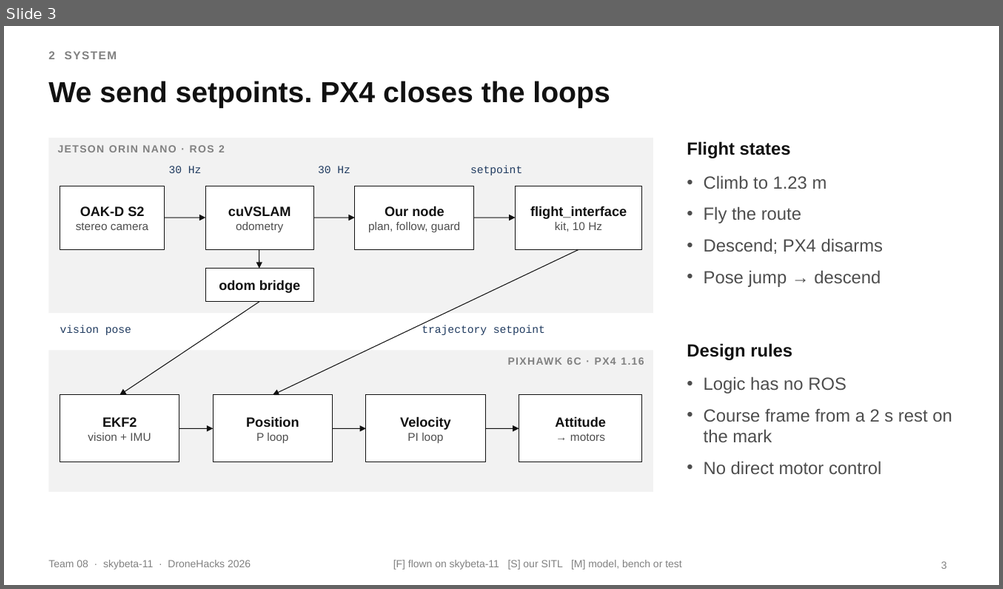
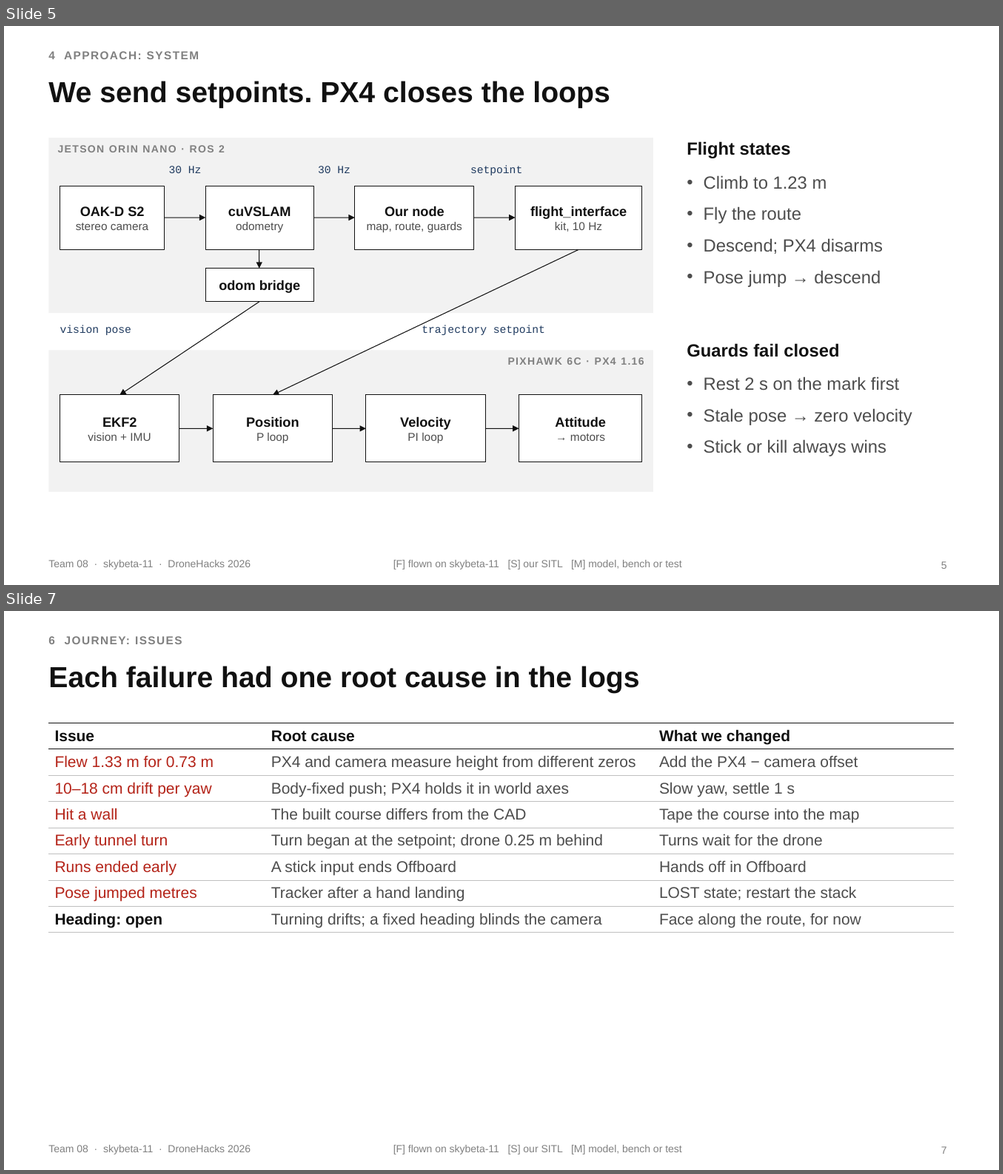
Before and after one commit to moterodiaz/DroneHacks, a slide deck: docs/presentation/DroneHacks-Team08-technical.pptx. Shown one above the other, each under a label of ours: slide 3 before the commit, slides 5 and 7 after it; the slides between them are not shown. The pictures are 1003x589 and 1003x1174 pixels, drawn with LibreOffice and Linux fonts; fonts in the diff are those of the drawing. Boxes give left, top, right and bottom in pixels: in the first picture for what was removed or moved away, otherwise in the second. Text is boxed around its words. In the diff, an @@ line names an element or a change of style, - is before the commit and + after.

```diff
--- a/docs/presentation/DroneHacks-Team08-technical.pptx
+++ b/docs/presentation/DroneHacks-Team08-technical.pptx
@@ slide 7 added at box(4, 611, 999, 1170), background #FFFFFF; not listed: 2 template elements that a slide beside it also shows @@
@@ text added at box(48, 636, 182, 644), 11 pt, text #808080, bold @@
+6 JOURNEY: ISSUES
@@ title added at box(48, 666, 639, 693), 28 pt, text #111111, bold @@
+Each failure had one root cause in the logs
@@ table added at box(48, 723, 954, 931), 8 rows, 3 columns @@
+Issue | Root cause | What we changed
+Flew 1.33 m for 0.73 m | PX4 and camera measure height from different zeros | Add the PX4 − camera offset
+10–18 cm drift per yaw | Body-fixed push; PX4 holds it in world axes | Slow yaw, settle 1 s
+Hit a wall | The built course differs from the CAD | Tape the course into the map
+Early tunnel turn | Turn began at the setpoint; drone 0.25 m behind | Turns wait for the drone
+Runs ended early | A stick input ends Offboard | Hands off in Offboard
+Pose jumped metres | Tracker after a hand landing | LOST state; restart the stack
+Heading: open | Turning drifts; a fixed heading blinds the camera | Face along the route, for now
@@ page number added at box(941, 1147, 947, 1154), 10 pt, text #808080 @@
+7
@@ what was slide 3 is now slide 5 @@
@@ slide 5 changed as well @@
@@ text at box(48, 51, 199, 59): text changed @@
-2 SYSTEM
+4 APPROACH: SYSTEM
@@ text at box(367, 222, 462, 232): text changed @@
-plan, follow, guard
+map, route, guards
@@ text at box(686, 343, 839, 358): text changed @@
-Design rules
+Guards fail closed
@@ text at box(703, 377, 911, 457): text changed @@
-• Logic has no ROS
-• Course frame from a 2 s rest on the mark
-• No direct motor control
+• Rest 2 s on the mark first
+• Stale pose → zero velocity
+• Stick or kill always wins
@@ page number at box(941, 562, 947, 569): text changed @@
-3
+5
```
Also in this commit, not shown: 5 other slides changed, 3 other slides added, 3 slides removed, 2 other files.
